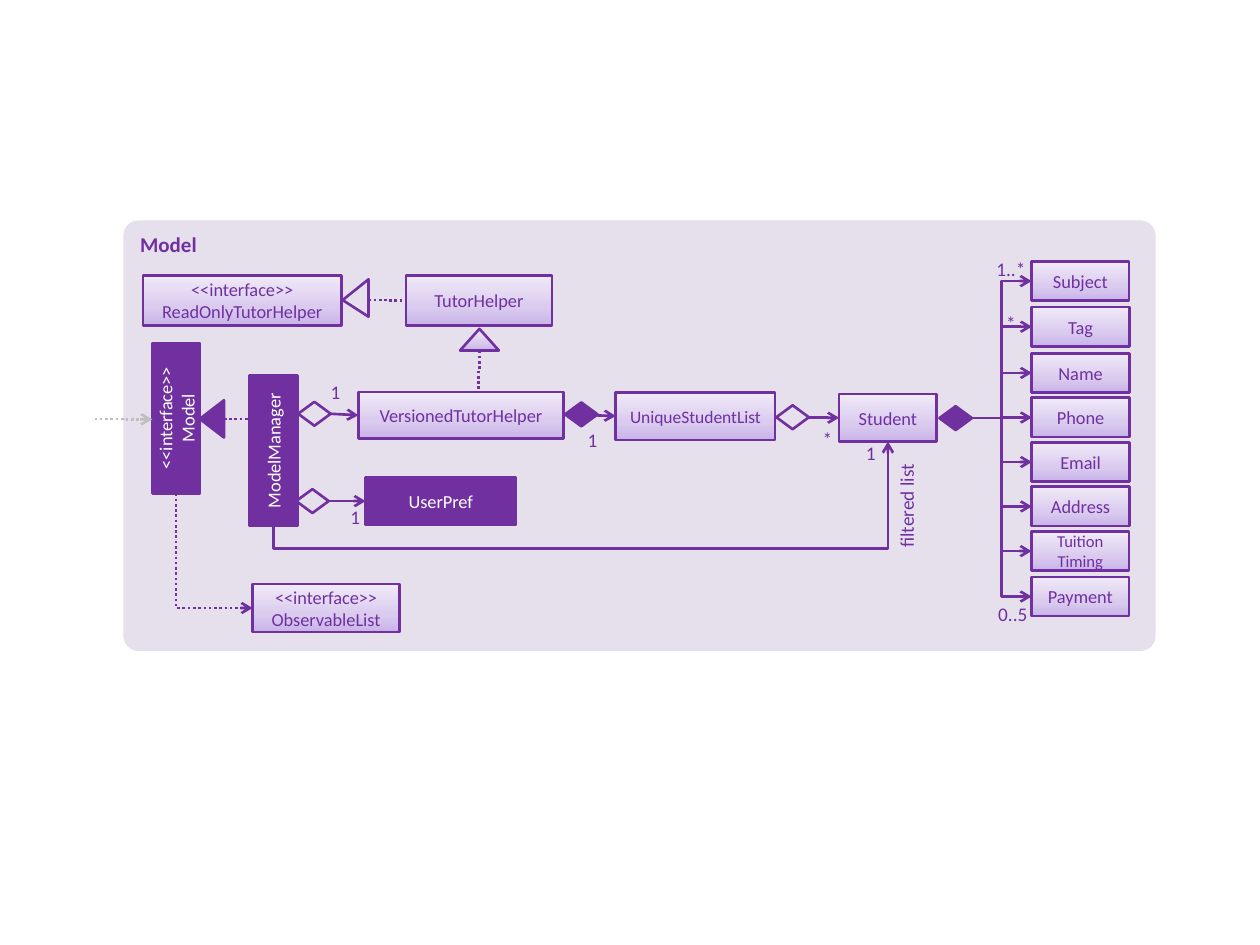
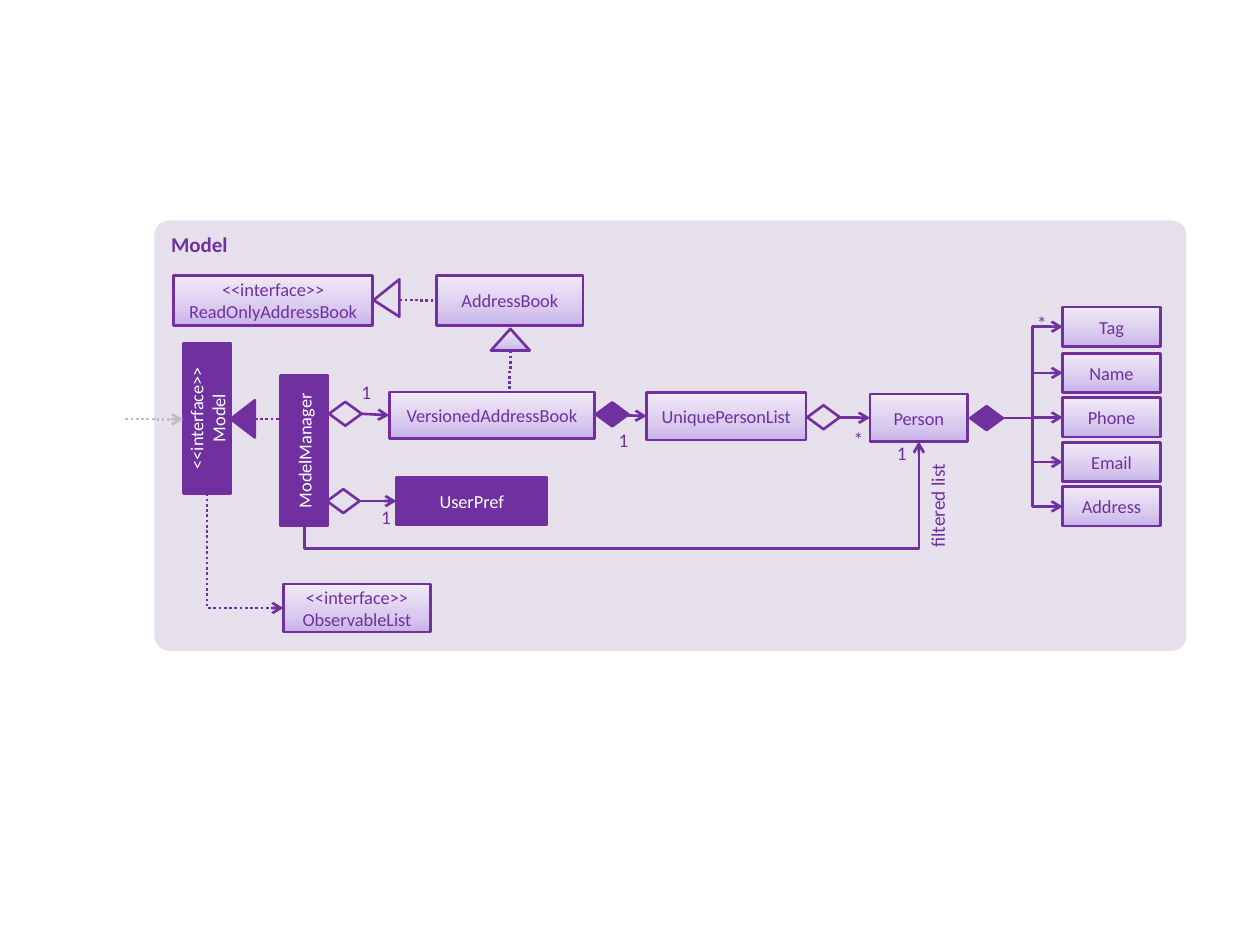
Before and after one commit to ongyz/main, a slide deck: slide 1 of docs/diagrams/ModelComponentClassDiagram.pptx. Drawn at 1260x945 pixels with LibreOffice and Linux fonts; fonts in the diff are those of the drawing. Boxes give left, top, right and bottom in pixels: in the first picture for what was removed or moved away, otherwise in the second. Text is boxed around its words. In the diff, an @@ line names an element or a change of style, - is before the commit and + after.

```diff
--- a/docs/diagrams/ModelComponentClassDiagram.pptx
+++ b/docs/diagrams/ModelComponentClassDiagram.pptx
@@ text removed at [996,262,1025,281] @@
-1..*
@@ rectangle removed at [1032,262,1129,301] @@
-Subject
@@ text in rectangle at [189,283,357,321]: text changed @@
-<<interface>>
-ReadOnlyTutorHelper
+<<interface>>
+ReadOnlyAddressBook
@@ 14 rectangles, 9 elbow arrows, 7 texts, 5 diamonds, 3 arrows, 3 triangles, 2 elbow lines, 1 rounded rectangle, 1 line: place and size @@
-14 rectangles, 9 elbow arrows, 7 texts, 5 diamonds, 3 arrows, 3 triangles, 2 elbow lines, 1 rounded rectangle, 1 line at [94,220,1155,651]
+14 rectangles, 9 elbow arrows, 7 texts, 5 diamonds, 3 arrows, 3 triangles, 2 elbow lines, 1 rounded rectangle, 1 line at [126,220,1186,651]
@@ text in rectangle at [461,294,558,307]: text changed @@
-TutorHelper
+AddressBook
@@ elbow arrow removed from (971, 418) to (1032, 281) @@
@@ text in rectangle at [407,409,577,422]: text changed @@
-VersionedTutorHelper
+VersionedAddressBook
@@ text in rectangle at [662,410,791,426]: text changed; size 10 to 10.5 pt @@
-UniqueStudentList
+UniquePersonList
@@ text in rectangle at [894,413,945,425]: text changed @@
-Student
+Person
@@ elbow arrow removed from (971, 418) to (1032, 551) @@
@@ elbow arrow removed from (971, 418) to (1032, 596) @@
@@ rectangle removed at [1032,532,1129,571] @@
-Tuition
-Timing
@@ rectangle removed at [1032,577,1129,616] @@
-Payment
@@ text removed at [998,608,1027,621] @@
-0..5
```
Also in this commit, not shown: 31 other files.
